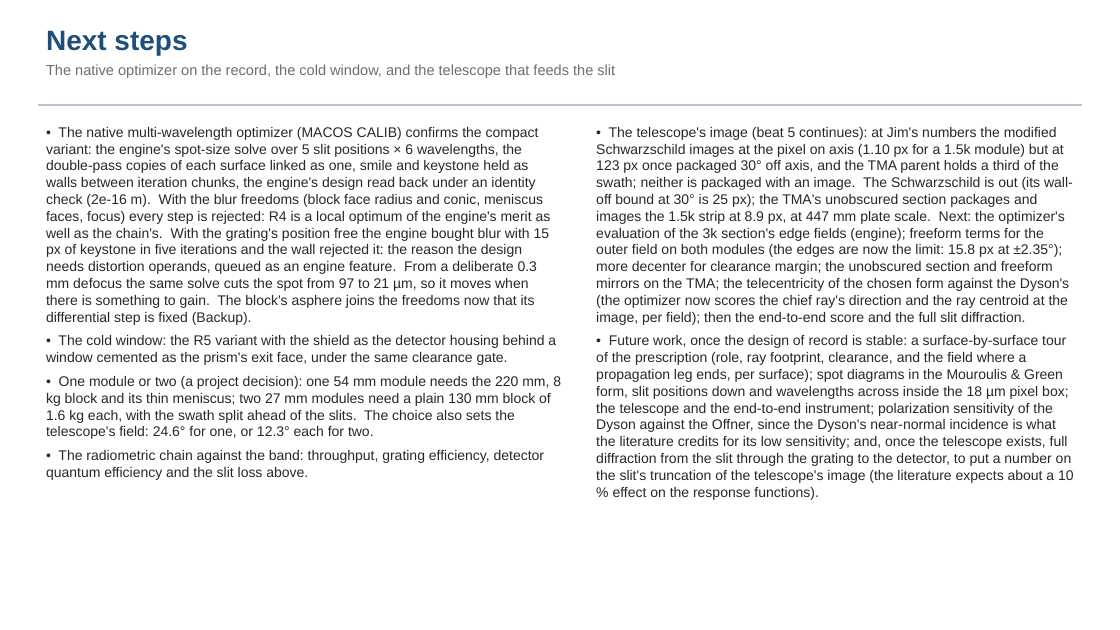
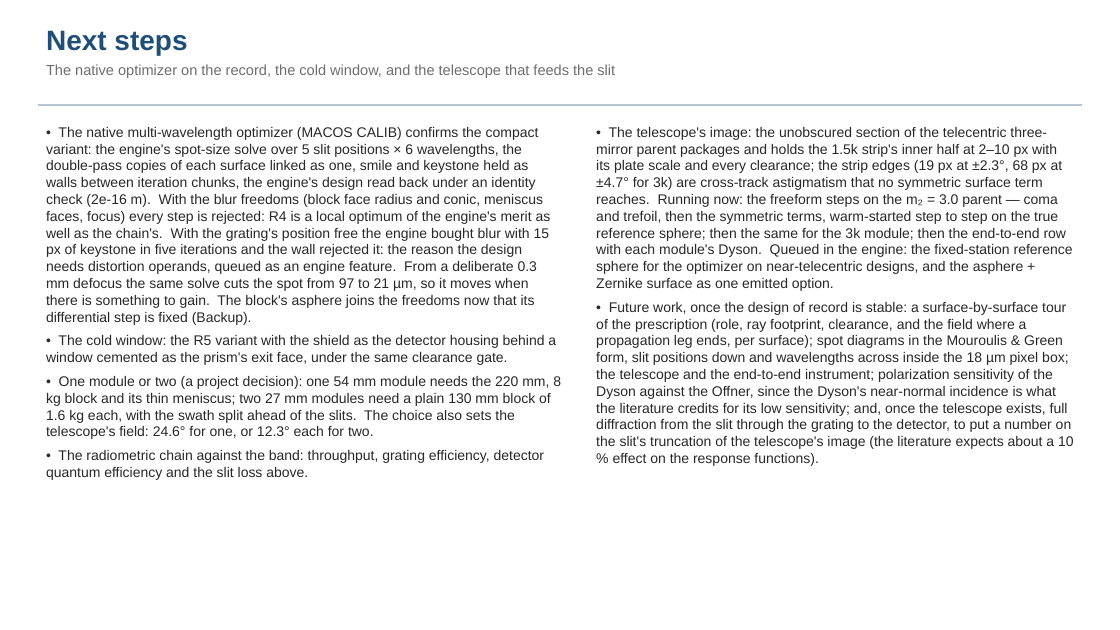
Before and after one commit to nasa-jpl/macos, a slide deck: slide 31 of demo_session/deck_dyson.pptx (slide 29 before the commit). Drawn at 1120x630 pixels with LibreOffice and Linux fonts; fonts in the diff are those of the drawing. Boxes give left, top, right and bottom in pixels: in the first picture for what was removed or moved away, otherwise in the second. Text is boxed around its words. In the diff, an @@ line names an element or a change of style, - is before the commit and + after.

```diff
--- a/demo_session/deck_dyson.pptx
+++ b/demo_session/deck_dyson.pptx
@@ text at (596,127,1073,291): text changed @@
-• The telescope's image (beat 5 continues): at Jim's numbers the modified Schwarzschild images at the pixel on axis (1.10 px for a 1.5k module) but at 123 px once packaged 30° off axis, and the TMA parent holds a third of the swath; neither is packaged with an image. The Schwarzschild is out (its wall-off bound at 30° is 25 px); the TMA's unobscured section packages and images the 1.5k strip at 8.9 px, at 447 mm plate scale. Next: the optimizer's evaluation of the 3k section's edge fields (engine); freeform terms for the outer field on both modules (the edges are now the limit: 15.8 px at ±2.35°); more decenter for clearance margin; the unobscured section and freeform mirrors on the TMA; the telecentricity of the chosen form against the Dyson's (the optimizer now scores the chief ray's direction and the ray centroid at the image, per field); then the end-to-end score and the full slit diffraction.
+• The telescope's image: the unobscured section of the telecentric three-mirror parent packages and holds the 1.5k strip's inner half at 2–10 px with its plate scale and every clearance; the strip edges (19 px at ±2.3°, 68 px at ±4.7° for 3k) are cross-track astigmatism that no symmetric surface term reaches. Running now: the freeform steps on the m₂ = 3.0 parent — coma and trefoil, then the symmetric terms, warm-started step to step on the true reference sphere; then the same for the 3k module; then the end-to-end row with each module's Dyson. Queued in the engine: the fixed-station reference sphere for the optimizer on near-telecentric designs, and the asphere + Zernike surface as one emitted option.
```
Also in this commit, not shown: 3 other slides changed, 3 slides added, 6 other files.
